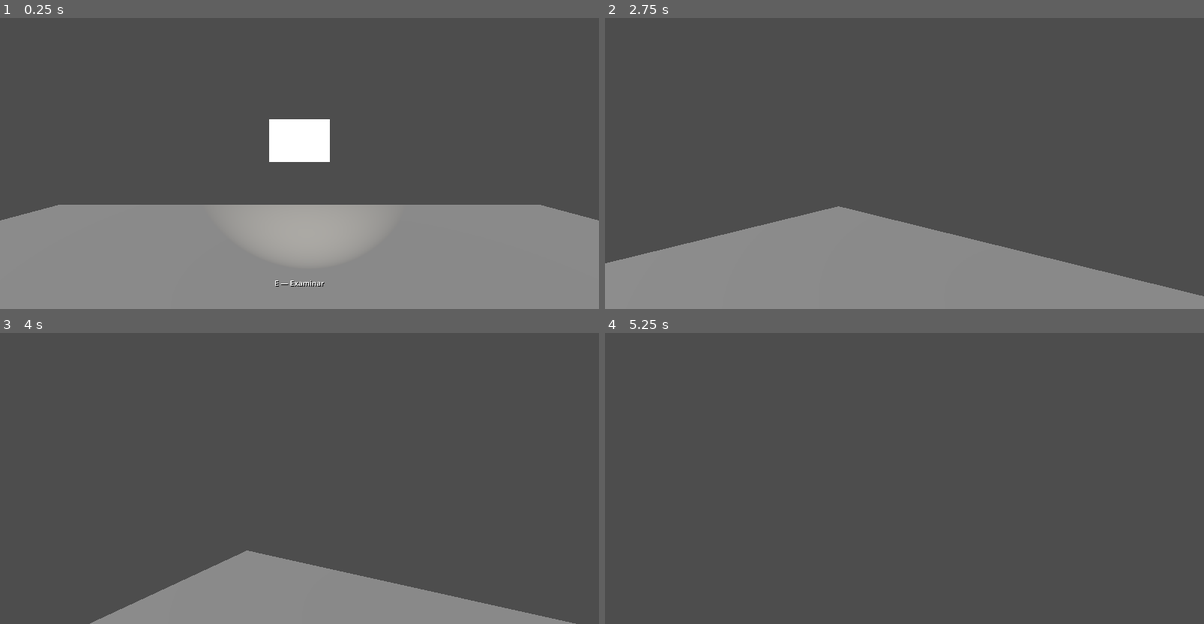
Above: before the commit, frames 1-4 (two rows, left to right).
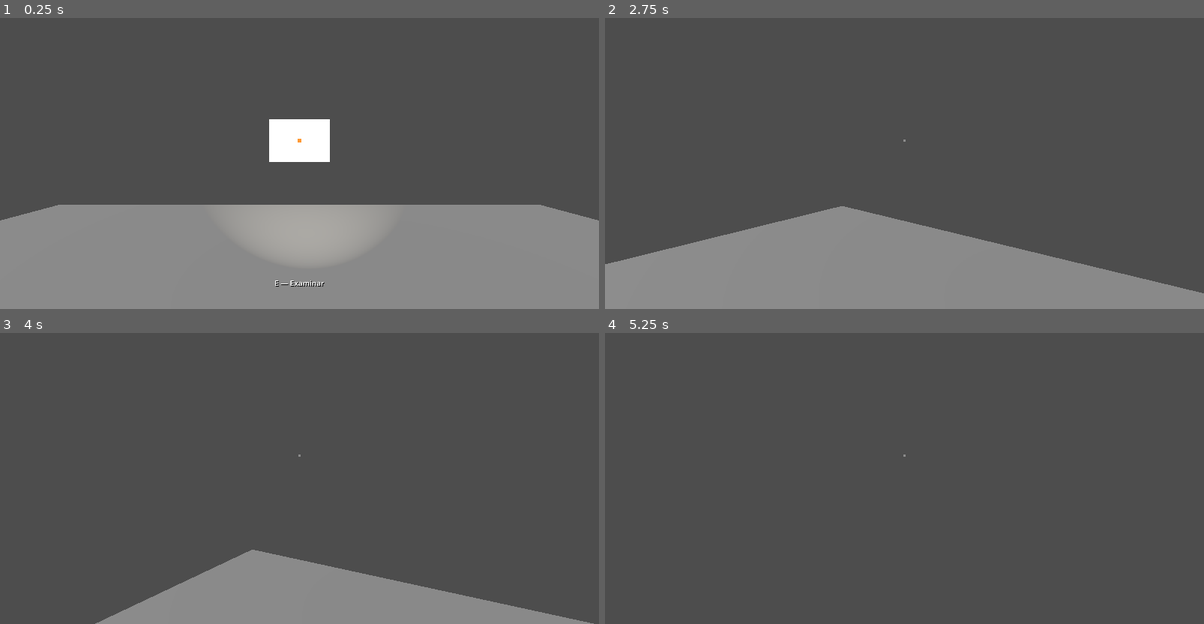
Above: after the commit, the same moments.

Repository: Iamax3/Jogo-
Game: Godot game, scene res://scenes/interactables/interaction_demo.tscn
The game is run twice, just before and just after one commit, with the same random seed, the same clock (stepped at 60 frames per second) and the same inputs. This scene is started directly instead of the project's main scene.
Inputs (mouse positions are in pixels of both pictures, inside the frame that each line leads up to):
- Up to frame 1 (0.25 s): no input
- Up to frame 2 (2.75 s): tap Enter at 0.5 s; move the mouse to (898, 146) at 0.52 s; hold E (interact) 0.53-1.28 s; hold W (move_forward) from 0.53 s (still down); tap Space at 1.25 s; move the mouse to (946, 146) at 1.27 s; tap Ctrl (crouch) at 1.35 s; tap E (interact) at 1.55, 2.3 s; move the mouse to (856, 137) at 2.02 s; hold F (flashlight) from 2.03 s (still down)
- Up to frame 3 (4 s): move the mouse to (305, 455) at 2.77 s; release W (move_forward) at 2.78 s; release F (flashlight) at 2.78 s; hold A (move_left) 2.78-3.53 s; tap E (interact) at 2.85 s; move the mouse to (275, 449) at 3.52 s; hold W (move_forward) from 3.53 s (still down); hold E (interact) from 3.53 s (still down)
- Up to frame 4 (5.25 s): keep holding W (move_forward); move the mouse to (934, 455) at 4.27 s; release E (interact) at 4.28 s; tap Ctrl (crouch) at 4.35 s; tap E (interact) at 4.55 s; move the mouse to (874, 458) at 5.02 s; hold F (flashlight) from 5.03 s (still down)

The runs differ from the first frame. In frame 1, less than 0.1% of the frame differs, in the area x 49-51%, y 41-43%; in frame 2, 0.5%; in frame 3, 0.8%, in the area x 15-100%, y 41-100%; in frame 4, less than 0.1%.

Commit message:
Mira no centro da tela e alcance de interação maior
O diretor não conseguiu examinar o bilhete. Adiciona uma mira que acende
e cresce ao olhar para algo interativo, aumenta o alcance de 2,5 para
3 m e amplia a área de clique da nota. Atualiza T-002 e T-102 para feito.

Co-Authored-By: Claude Opus 5.5 <noreply@anthropic.com>
Claude-Session: https://claude.ai/code/session_01XLKs7HhnRkBMTdSusAVd5Y

Diff:
--- a/scenes/interactables/interaction_ray.tscn
+++ b/scenes/interactables/interaction_ray.tscn
@@ -4,7 +4,7 @@
 [ext_resource type="PackedScene" path="res://scenes/ui/interaction_prompt.tscn" id="2"]
 
 [node name="InteractionRay" type="RayCast3D"]
-target_position = Vector3(0, 0, -2.5)
+target_position = Vector3(0, 0, -3)
 collision_mask = 1
 collide_with_areas = false
 script = ExtResource("1")
--- a/scenes/interactables/note.tscn
+++ b/scenes/interactables/note.tscn
@@ -3,7 +3,7 @@
 [ext_resource type="Script" path="res://scripts/interactables/note.gd" id="1"]
 
 [sub_resource type="BoxShape3D" id="Shape"]
-size = Vector3(0.5, 0.35, 0.05)
+size = Vector3(0.7, 0.55, 0.1)
 
 [sub_resource type="StandardMaterial3D" id="Paper"]
 albedo_color = Color(0.85, 0.8, 0.65, 1)
--- a/scenes/ui/interaction_prompt.tscn
+++ b/scenes/ui/interaction_prompt.tscn
@@ -5,6 +5,21 @@
 [node name="InteractionPrompt" type="CanvasLayer"]
 layer = 10
 script = ExtResource("1")
+
+[node name="Crosshair" type="ColorRect" parent="."]
+anchors_preset = 8
+anchor_left = 0.5
+anchor_top = 0.5
+anchor_right = 0.5
+anchor_bottom = 0.5
+offset_left = -3.0
+offset_top = -3.0
+offset_right = 3.0
+offset_bottom = 3.0
+grow_horizontal = 2
+grow_vertical = 2
+mouse_filter = 2
+color = Color(1, 1, 1, 0.35)
 
 [node name="Hint" type="Label" parent="."]
 visible = false
--- a/scripts/interactables/interaction_ray.gd
+++ b/scripts/interactables/interaction_ray.gd
@@ -2,7 +2,7 @@
 ## Instancie esta cena como filha da câmera do Player.
 
 ## Alcance máximo de interação, em metros.
-@export_range(0.2, 5.0, 0.1) var interaction_distance: float = 2.5
+@export_range(0.2, 5.0, 0.1) var interaction_distance: float = 3.0
 
 var _player: Player
 var _target: Interactable
--- a/scripts/ui/interaction_prompt.gd
+++ b/scripts/ui/interaction_prompt.gd
@@ -1,9 +1,15 @@
 class_name InteractionPrompt
 extends CanvasLayer
-## Dica de interação e painel de leitura controlado por teclado.
+## Dica de interação, mira no centro da tela e painel de leitura controlado por teclado.
 
 signal reading_closed
 
+## Cor da mira quando não há nada interativo à frente.
+@export var crosshair_idle_color: Color = Color(1, 1, 1, 0.35)
+## Cor da mira quando o jogador olha para algo interativo.
+@export var crosshair_active_color: Color = Color(1, 0.6, 0.2, 1)
+
+@onready var _crosshair: ColorRect = $Crosshair
 @onready var _hint: Label = $Hint
 @onready var _panel: PanelContainer = $ReadingPanel
 @onready var _text: RichTextLabel = $ReadingPanel/Margin/Content/Text
@@ -12,6 +18,15 @@
 func set_hint(text: String) -> void:
 	_hint.text = text
 	_hint.visible = not text.is_empty() and not _panel.visible
+	var active: bool = not text.is_empty()
+	_crosshair.color = crosshair_active_color if active else crosshair_idle_color
+	# A mira cresce um pouco ao mirar em algo interativo, para ficar fácil de notar.
+	var half: float = 5.0 if active else 3.0
+	_crosshair.offset_left = -half
+	_crosshair.offset_top = -half
+	_crosshair.offset_right = half
+	_crosshair.offset_bottom = half
+	_crosshair.visible = not _panel.visible
 
 
 func show_reading(text: String) -> void:
@@ -19,6 +34,7 @@
 	_text.scroll_to_line(0)
 	_panel.show()
 	_hint.hide()
+	_crosshair.hide()
 
 
 func _input(event: InputEvent) -> void:
Not shown, changed: docs/TASKS.md
Not shown, changed: scenes/interactables/README.md
